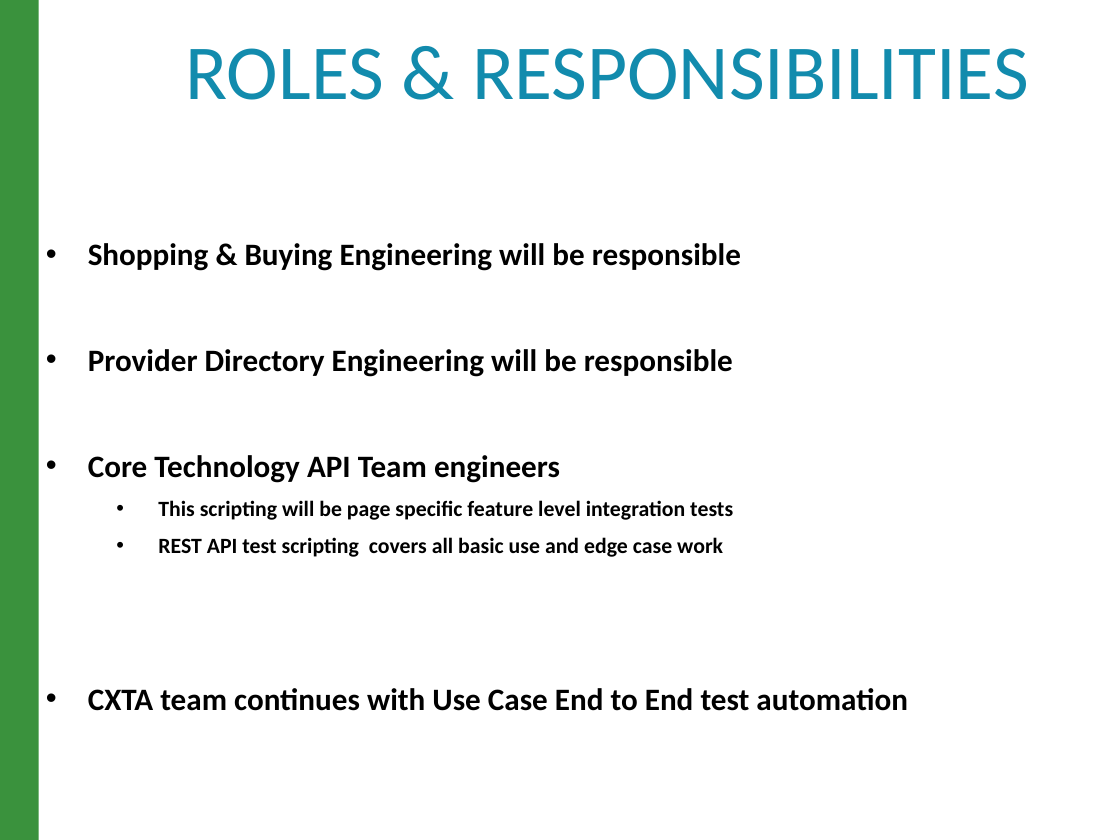
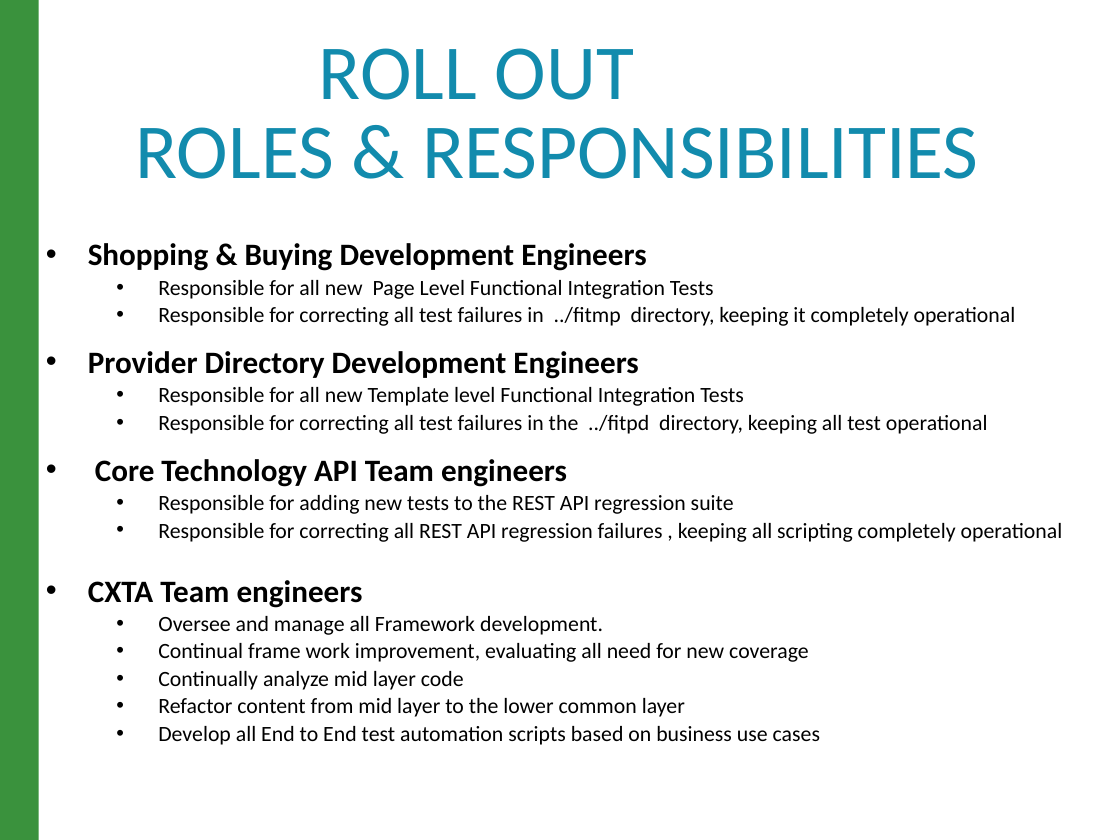
Before and after one commit to raghav9329/mainProf, a slide deck: slide 7 of CurrentWork_Delta/CX_StrategyPowerPoint.pptx. Drawn at 1120x840 pixels with LibreOffice and Linux fonts; fonts in the diff are those of the drawing. Boxes give left, top, right and bottom in pixels: in the first picture for what was removed or moved away, otherwise in the second. Text is boxed around its words. In the diff, an @@ line names an element or a change of style, - is before the commit and + after.

```diff
--- a/CurrentWork_Delta/CX_StrategyPowerPoint.pptx
+++ b/CurrentWork_Delta/CX_StrategyPowerPoint.pptx
@@ text added at [319, 48, 634, 100], 50 pt, text #128BAD @@
+ROLL OUT
@@ title "ROLES & RESPONSIBILITIES": place and size @@
-title "ROLES & RESPONSIBILITIES" at [186, 48, 1029, 100]
+title "ROLES & RESPONSIBILITIES" at [135, 127, 979, 179]
@@ text at [88, 243, 1016, 434]: text changed; size 20 to 14 pt; bold off @@
-• Shopping & Buying Engineering will be responsible
-• Provider Directory Engineering will be responsible
+• Shopping & Buying Development Engineers
+  • Responsible for all new Page Level Functional Integration Tests
+  • Responsible for correcting all test failures in ../fitmp directory, keeping it completely operational
+• Provider Directory Development Engineers
+  • Responsible for all new Template level Functional Integration Tests
+  • Responsible for correcting all test failures in the ../fitpd directory, keeping all test operational
@@ text at [88, 495, 1063, 745]: text changed; bold off @@
-  • This scripting will be page specific feature level integration tests
-  • REST API test scripting covers all basic use and edge case work
-• CXTA team continues with Use Case End to End test automation
+  • Responsible for adding new tests to the REST API regression suite
+  • Responsible for correcting all REST API regression failures , keeping all scripting completely operational
+• CXTA Team engineers
+  • Oversee and manage all Framework development.
+  • Continual frame work improvement, evaluating all need for new coverage
+  • Continually analyze mid layer code
+  • Refactor content from mid layer to the lower common layer
+  • Develop all End to End test automation scripts based on business use cases
```
Also in this commit, not shown: 6 other slides changed, 5 other files.
